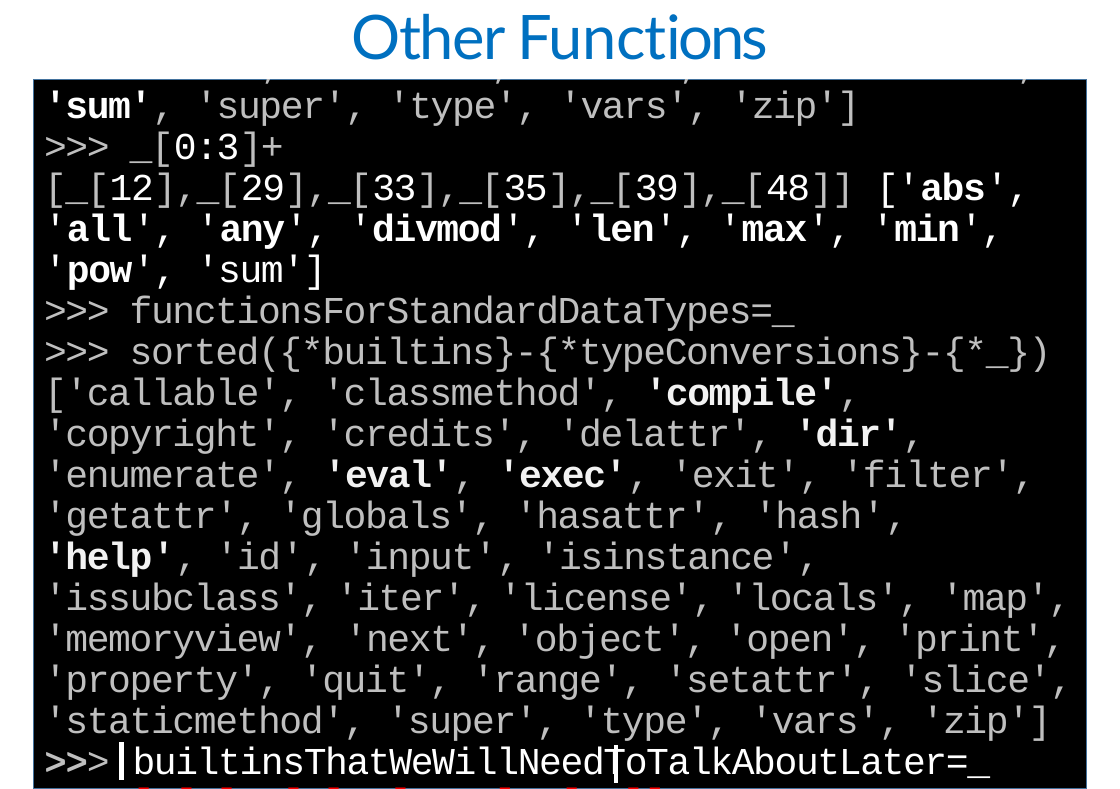
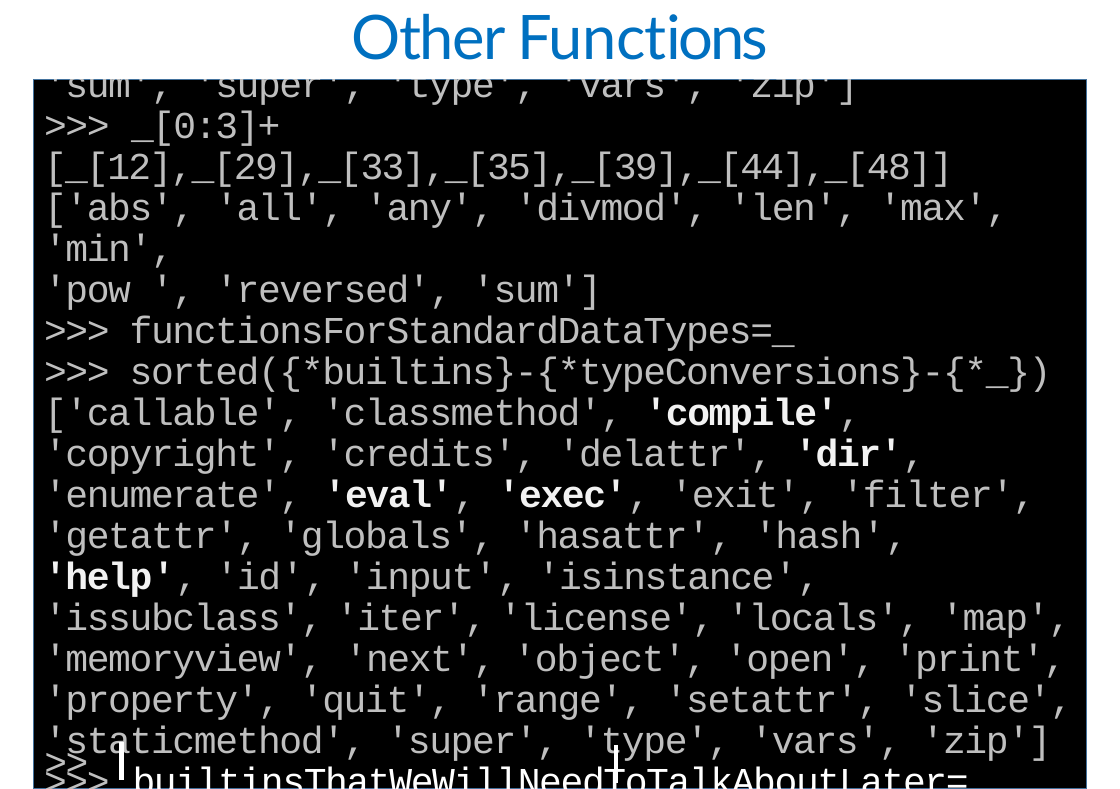
Before and after one commit to 25077667/NSYSU_python, a slide deck: slide 102 of ppt/Py20L5realfin.pptx. Drawn at 1120x789 pixels with LibreOffice and Linux fonts; fonts in the diff are those of the drawing. Boxes give left, top, right and bottom in pixels: in the first picture for what was removed or moved away, otherwise in the second. Text is boxed around its words. In the diff, an @@ line names an element or a change of style, - is before the commit and + after.

```diff
--- a/ppt/Py20L5realfin.pptx
+++ b/ppt/Py20L5realfin.pptx
@@ text in rectangle at <box>44,70,859,105</box>: text colour #FFFFFF to #BFBFBF, bold off in "'sum'," @@
@@ text in rectangle at <box>44,111,1009,310</box>: text changed; text colour #FFFFFF to #BFBFBF @@
->>> _[0:3]+[_[12],_[29],_[33],_[35],_[39],_[48]] ['abs', 'all', 'any', 'divmod', 'len', 'max', 'min',
-'pow', 'sum']
+>>> _[0:3]+[_[12],_[29],_[33],_[35],_[39],_[44],_[48]]
+['abs', 'all', 'any', 'divmod', 'len', 'max', 'min',
+'pow ', 'reversed', 'sum']
```
Also in this commit, not shown: 14 other slides changed, 5 slides added, 3 other files.
